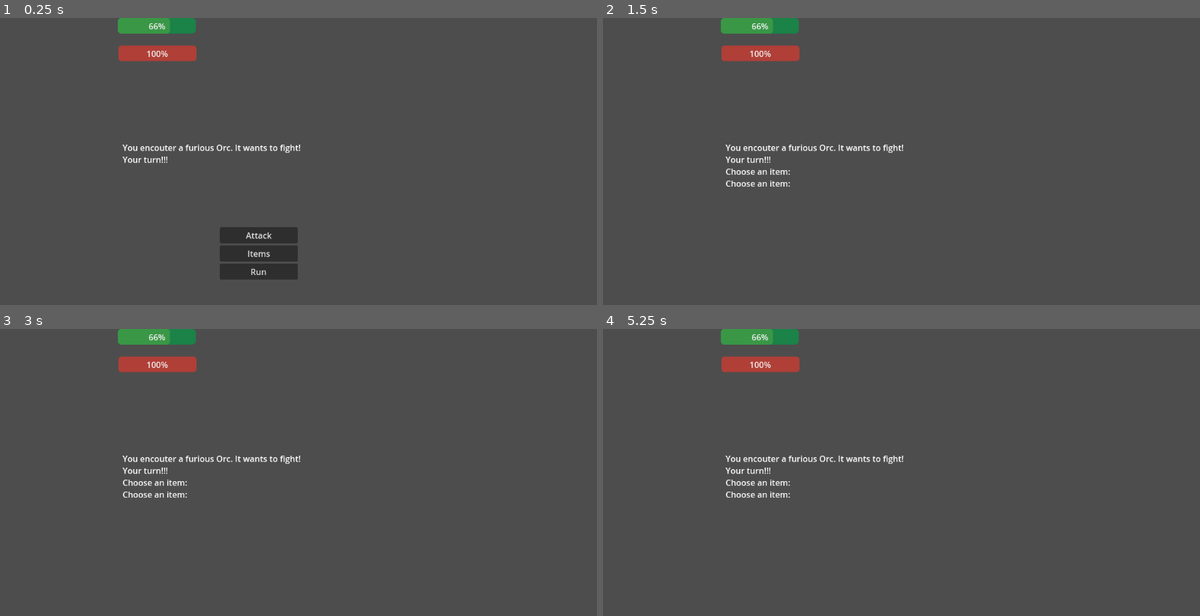
Above: before the commit, frames 1-4 (two rows, left to right).
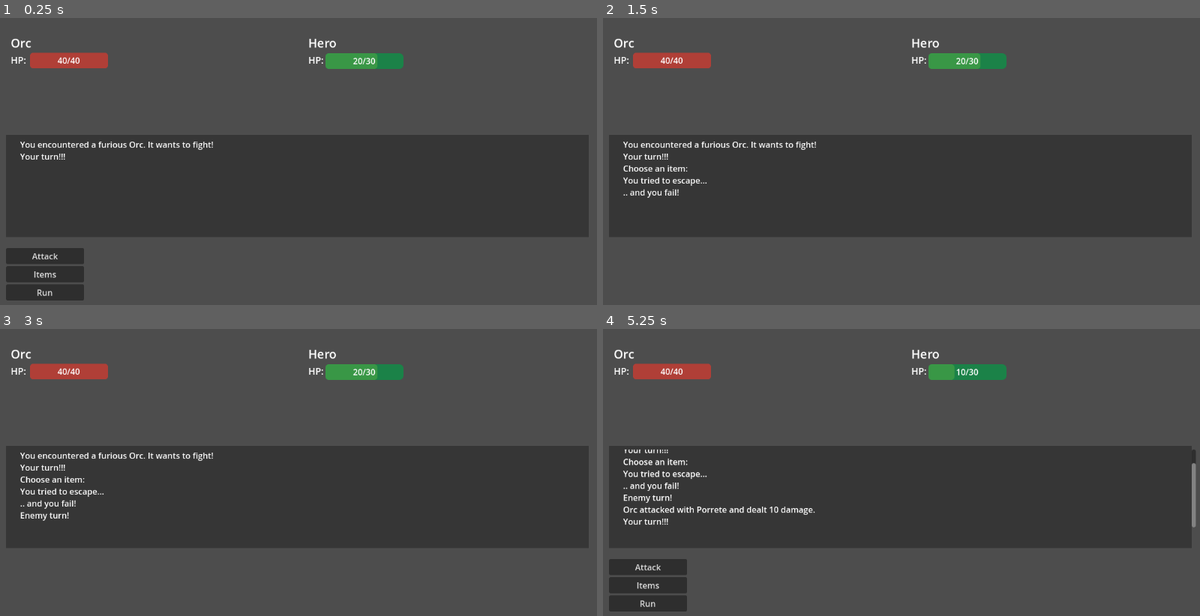
Above: after the commit, the same moments.

Repository: decoporteira/30-days-study-godot
Game: Godot game, scene res://Scenes/battle_manager.tscn
Two runs of this game, one before a commit and one after it. Both use one fixed random seed, a clock stepped at 60 frames per second and the inputs below.
Inputs (mouse positions are in pixels of both pictures, inside the frame that each line leads up to):
- Up to frame 1 (0.25 s): no input
- Up to frame 2 (1.5 s): click "Items" at 0.5 s; click (650, 293) at 1.25 s, where only the run after the commit has a clickable "Run"
- Up to frame 3 (3 s): tap Enter at 2 s; tap Space at 2.75 s
- Up to frame 4 (5.25 s): tap Enter at 3.5, 5 s; tap Space at 4.25 s

The runs differ from the first frame. In frame 1, 7.6% of the frame differs, in the area x 1-68%, y 0-99%; in frame 2, 4.5%; in frame 3, 4.5%; in frame 4, 7.0%.

Commit message:
arrumando UI

Diff:
--- a/Scenes/battle_log.tscn
+++ b/Scenes/battle_log.tscn
@@ -1,18 +1,44 @@
-[gd_scene load_steps=2 format=3 uid="uid://neyyq1acgvjh"]
+[gd_scene load_steps=5 format=3 uid="uid://neyyq1acgvjh"]
 
 [ext_resource type="Script" uid="uid://s2xj1sl32de4" path="res://Scripts/battle_log.gd" id="1_vyndj"]
 
+[sub_resource type="Theme" id="Theme_guuc4"]
+
+[sub_resource type="StyleBoxLine" id="StyleBoxLine_2agxj"]
+color = Color(0.25741604, 0.30555755, 0.96939224, 1)
+
+[sub_resource type="StyleBoxTexture" id="StyleBoxTexture_3jqaa"]
+
 [node name="BattleLog" type="Control"]
+custom_minimum_size = Vector2(0, 160)
 layout_mode = 3
-anchors_preset = 0
-offset_right = 40.0
-offset_bottom = 40.0
+anchors_preset = 14
+anchor_top = 0.5
+anchor_right = 1.0
+anchor_bottom = 0.5
+grow_horizontal = 2
+grow_vertical = 2
 script = ExtResource("1_vyndj")
 
+[node name="ColorRect" type="ColorRect" parent="."]
+z_index = -1
+layout_mode = 1
+anchors_preset = 15
+anchor_right = 1.0
+anchor_bottom = 1.0
+grow_horizontal = 2
+grow_vertical = 2
+color = Color(0.21, 0.21, 0.21, 1)
+
 [node name="BattleLog" type="RichTextLabel" parent="."]
+z_index = 1
 custom_minimum_size = Vector2(559, 150)
 layout_mode = 0
-offset_left = 240.0
-offset_top = 238.0
-offset_right = 799.0
-offset_bottom = 318.0
+offset_left = 27.0
+offset_top = 7.0
+offset_right = 1128.0
+offset_bottom = 157.0
+theme = SubResource("Theme_guuc4")
+theme_override_colors/table_border = Color(0.08840001, 0.29700658, 0.52, 1)
+theme_override_styles/background = SubResource("StyleBoxLine_2agxj")
+theme_override_styles/fill = SubResource("StyleBoxTexture_3jqaa")
--- a/Scenes/battle_menu.tscn
+++ b/Scenes/battle_menu.tscn
@@ -12,11 +12,9 @@
 script = ExtResource("1_73636")
 
 [node name="VBoxContainer" type="VBoxContainer" parent="."]
-layout_mode = 0
-offset_left = 232.0
-offset_top = 264.0
-offset_right = 382.0
-offset_bottom = 365.0
+layout_mode = 1
+offset_right = 150.0
+offset_bottom = 101.0
 
 [node name="Button (Attack)" type="Button" parent="VBoxContainer"]
 custom_minimum_size = Vector2(150, 0)
--- a/Scenes/enemy_life_bar.tscn
+++ b/Scenes/enemy_life_bar.tscn
@@ -18,7 +18,7 @@
 corner_radius_bottom_right = 6
 corner_radius_bottom_left = 6
 
-[node name="Control" type="Control"]
+[node name="EnemyLifeBar" type="Control"]
 layout_mode = 3
 anchors_preset = 0
 offset_left = 1.0
@@ -27,15 +27,47 @@
 offset_bottom = 93.0
 script = ExtResource("1_ts3tj")
 
+[node name="RichTextLabel" type="RichTextLabel" parent="."]
+z_index = 1
+layout_mode = 0
+offset_left = 46.0
+offset_top = 34.0
+offset_right = 196.0
+offset_bottom = 62.0
+horizontal_alignment = 1
+vertical_alignment = 1
+
 [node name="LifeBar" type="ProgressBar" parent="."]
 custom_minimum_size = Vector2(150, 30)
 layout_mode = 0
-offset_left = 231.0
-offset_right = 381.0
-offset_bottom = 30.0
+offset_left = 46.0
+offset_top = 33.0
+offset_right = 196.0
+offset_bottom = 63.0
 theme = SubResource("Theme_g4mm3")
 theme_override_colors/font_color = Color(0.95, 0.95, 0.95, 1)
 theme_override_colors/font_outline_color = Color(0.57728827, 0.13698697, 0.18265596, 1)
 theme_override_styles/background = SubResource("StyleBoxFlat_g4mm3")
 theme_override_styles/fill = SubResource("StyleBoxFlat_ll6x3")
 max_value = 30.0
+show_percentage = false
+
+[node name="Name" type="RichTextLabel" parent="."]
+layout_mode = 0
+offset_left = 9.0
+offset_top = -6.0
+offset_right = 155.0
+offset_bottom = 34.0
+theme_override_font_sizes/normal_font_size = 23
+vertical_alignment = 1
+
+[node name="HP" type="RichTextLabel" parent="."]
+layout_mode = 0
+offset_left = -49.0
+offset_top = 27.0
+offset_right = 97.0
+offset_bottom = 67.0
+theme_override_font_sizes/normal_font_size = 18
+text = "HP:"
+horizontal_alignment = 1
+vertical_alignment = 1
--- a/Scenes/inventory_ui.tscn
+++ b/Scenes/inventory_ui.tscn
@@ -16,8 +16,8 @@
 
 [node name="ItemList" type="VBoxContainer" parent="."]
 layout_mode = 0
-offset_left = 584.0
-offset_top = 438.0
-offset_right = 624.0
-offset_bottom = 478.0
+offset_left = 5.0
+offset_top = -2.0
+offset_right = 45.0
+offset_bottom = 38.0
 theme = SubResource("Theme_gf3dx")
--- a/Scenes/player_life_bar.tscn
+++ b/Scenes/player_life_bar.tscn
@@ -18,22 +18,56 @@
 corner_radius_bottom_right = 6
 corner_radius_bottom_left = 6
 
-[node name="Control" type="Control"]
+[node name="PlayerLifeBar" type="Control"]
 layout_mode = 3
-anchors_preset = 0
-offset_right = 40.0
-offset_bottom = 40.0
+anchors_preset = 15
+anchor_right = 1.0
+anchor_bottom = 1.0
+grow_horizontal = 2
+grow_vertical = 2
 script = ExtResource("1_2ovgy")
+
+[node name="RichTextLabel" type="RichTextLabel" parent="."]
+z_index = 1
+layout_mode = 0
+offset_left = 42.0
+offset_top = 34.0
+offset_right = 192.0
+offset_bottom = 64.0
+horizontal_alignment = 1
+vertical_alignment = 1
 
 [node name="LifeBar" type="ProgressBar" parent="."]
 custom_minimum_size = Vector2(150, 30)
 layout_mode = 0
-offset_left = 231.0
-offset_right = 381.0
-offset_bottom = 30.0
+offset_left = 42.0
+offset_top = 34.0
+offset_right = 192.0
+offset_bottom = 64.0
 theme = SubResource("Theme_g4mm3")
 theme_override_colors/font_color = Color(0.95, 0.95, 0.95, 1)
 theme_override_colors/font_outline_color = Color(0.57728827, 0.13698697, 0.18265596, 1)
 theme_override_styles/background = SubResource("StyleBoxFlat_g4mm3")
 theme_override_styles/fill = SubResource("StyleBoxFlat_ll6x3")
 max_value = 30.0
+show_percentage = false
+
+[node name="Name" type="RichTextLabel" parent="."]
+layout_mode = 0
+offset_left = 9.0
+offset_top = -6.0
+offset_right = 155.0
+offset_bottom = 34.0
+theme_override_font_sizes/normal_font_size = 23
+vertical_alignment = 1
+
+[node name="HP" type="RichTextLabel" parent="."]
+layout_mode = 0
+offset_left = -49.0
+offset_top = 27.0
+offset_right = 97.0
+offset_bottom = 67.0
+theme_override_font_sizes/normal_font_size = 18
+text = "HP:"
+horizontal_alignment = 1
+vertical_alignment = 1
--- a/Scripts/battle_manager.gd
+++ b/Scripts/battle_manager.gd
@@ -23,38 +23,28 @@
 var current_state : BattleState
 # Called when the node enters the scene tree for the first time.
 func _ready() -> void:
-
-	var battle_log_scene = preload("res://Scenes/battle_log.tscn")
-	battle_log = battle_log_scene.instantiate()
-	add_child(battle_log)
+	var battle_ui_scene = preload("res://battle_ui.tscn")
+	var battle_ui = battle_ui_scene.instantiate()
+	add_child(battle_ui)
+
+	battle_log = battle_ui.get_node("MarginContainer/MainVBox/CenterArea/BattleLog")
+	enemy_life_bar = battle_ui.get_node("MarginContainer/MainVBox/TopArea/EnemyArea/EnemyLifeBar")
+	player_life_bar = battle_ui.get_node("MarginContainer/MainVBox/TopArea/PlayerArea/PlayerLifeBar")
+	battle_menu = battle_ui.get_node("MarginContainer/MainVBox/BottomArea/BattleMenu")
+	inventory_ui = battle_ui.get_node("MarginContainer/MainVBox/BottomArea/InventoryUI")
 
 	var player_scene = preload("res://Scenes/player.tscn")
 	player = player_scene.instantiate()
 	add_child(player)
 
-
 	var enemy_scene = preload("res://Scenes/enemy.tscn")
 	enemy = enemy_scene.instantiate()
 	add_child(enemy)
 
-
 	var inventory_scene = preload("res://Scenes/inventory.tscn")
 	inventory = inventory_scene.instantiate()
 	add_child(inventory)
-	#player life bar
-	var player_life_bar_scene = preload("res://Scenes/player_life_bar.tscn")
-	player_life_bar = player_life_bar_scene.instantiate()
-	add_child(player_life_bar)
-
-	#enemy life bar
-	var enemy_life_bar_scene = preload("res://Scenes/enemy_life_bar.tscn")
-	enemy_life_bar = enemy_life_bar_scene.instantiate()
-	add_child(enemy_life_bar)
-
-	#inventoty ui
-	var inventory_ui_scene = preload("res://Scenes/inventory_ui.tscn")
-	inventory_ui = inventory_ui_scene.instantiate()
-	add_child(inventory_ui)
+
 	inventory_ui.player = player
 	inventory_ui.update_inventory()
 
@@ -74,12 +64,9 @@
 )
 	inventory.player = player
 
-	var battle_menu_scene = preload("res://Scenes/battle_menu.tscn")
-	battle_menu = battle_menu_scene.instantiate()
-	add_child(battle_menu)
 	battle_menu.battle_manager = self
 	#mensagem inicial
-	battle_log.add_message("You encouter a furious " + enemy.character_name + ". It wants to fight!")
+	battle_log.add_message("You encountered a furious " + enemy.character_name + ". It wants to fight!")
 	start_battle()
 
 # =========================
@@ -104,15 +91,18 @@
 		return
 	battle_log.add_message("Choose an item:")
 	inventory_ui.show_inventory()
-	change_state(BattleState.INVENTORY)
+	#change_state(BattleState.INVENTORY)
 
 func run_away():
 	battle_log.add_message("You tried to escape...")
+	change_state(BattleState.PLAYER_ACTION)
 	var run_away_percentage = rng.randf_range(0.0, 100.0)
 	if run_away_percentage >= 50:
 		battle_log.add_message(".. and you were sucessful! ")
+		change_state(BattleState.END)
 	else:
 		battle_log.add_message(".. and you fail!")
+
 # =========================
 # STATE MACHINE
 # =========================
@@ -196,10 +186,9 @@
 	battle_menu.show_menu()
 	inventory_ui.hide_inventory()
 
-
 func on_inventory():
 	battle_log.add_message("Choose an item:")
-	battle_menu.hide_menu()
+	#battle_menu.hide_menu()
 	inventory_ui.show_inventory()
 
 func on_player_action():
--- a/Scripts/enemy_life_bar.gd
+++ b/Scripts/enemy_life_bar.gd
@@ -3,6 +3,10 @@
 var enemy = null
 
 @onready var life_bar: ProgressBar = $LifeBar
+@onready var life_bar_numbers: RichTextLabel = $RichTextLabel
+@onready var character_name: RichTextLabel = $Name
+
+var str_health
 
 func _ready():
 	if enemy:
@@ -11,9 +15,16 @@
 func get_max_health():
 	if enemy == null:
 		return
+	character_name.append_text(enemy.character_name)
+	print(enemy.character_name)
+	str_health = str(enemy.health) + "/" + str(enemy.max_health)
+	life_bar_numbers.append_text(str_health)
 	life_bar.max_value = enemy.max_health
 	life_bar.value = enemy.health
 
 func update_life_bar(current, max_health):
+	life_bar_numbers.clear()
+	str_health = str(current) + "/" + str(max_health)
+	life_bar_numbers.append_text(str_health)
 	life_bar.max_value = max_health
 	life_bar.value = current
--- a/Scripts/inventory_ui.gd
+++ b/Scripts/inventory_ui.gd
@@ -6,6 +6,7 @@
 var is_showing := false
 
 func _ready():
+
 	# Exemplo: escutar um sinal para atualizar a UI quando o inventário mudar
 	# Se não estiver usando sinais, chame update_inventory() manualmente
 	update_inventory()
--- a/Scripts/player_life_bar.gd
+++ b/Scripts/player_life_bar.gd
@@ -3,6 +3,8 @@
 var player = null
 
 @onready var life_bar: ProgressBar = $LifeBar
+@onready var life_bar_numbers: RichTextLabel = $RichTextLabel
+@onready var character_name: RichTextLabel = $Name
 
 func _ready():
 	if player:
@@ -12,10 +14,15 @@
 func get_max_health():
 	if player == null:
 		return
-
+	character_name.append_text(player.character_name)
+	var str_health = str(player.health) + "/" + str(player.max_health)
+	life_bar_numbers.append_text(str_health)
 	life_bar.max_value = player.max_health
 	life_bar.value = player.health
 
 func update_life_bar(current, max_health):
+	life_bar_numbers.clear()
+	var str_health = str(current) + "/" + str(player.max_health)
+	life_bar_numbers.append_text(str_health)
 	life_bar.max_value = max_health
 	life_bar.value = current
--- /dev/null
+++ b/battle_ui.tscn
@@ -0,0 +1,78 @@
+[gd_scene load_steps=6 format=3 uid="uid://bjhxwv6tl8u41"]
+
+[ext_resource type="PackedScene" uid="uid://d4dthiw21376h" path="res://Scenes/inventory_ui.tscn" id="1_8w2g8"]
+[ext_resource type="PackedScene" uid="uid://b46xg5xug2305" path="res://Scenes/enemy_life_bar.tscn" id="1_ilr4f"]
+[ext_resource type="PackedScene" uid="uid://neyyq1acgvjh" path="res://Scenes/battle_log.tscn" id="1_qyamm"]
+[ext_resource type="PackedScene" uid="uid://dlkgdcsnk2iey" path="res://Scenes/player_life_bar.tscn" id="2_j4rna"]
+[ext_resource type="PackedScene" uid="uid://bhlw8cr8vn738" path="res://Scenes/battle_menu.tscn" id="4_j4rna"]
+
+[node name="BattleUI" type="Control"]
+layout_mode = 3
+anchors_preset = 15
+anchor_right = 1.0
+anchor_bottom = 1.0
+grow_horizontal = 2
+grow_vertical = 2
+size_flags_horizontal = 3
+size_flags_vertical = 3
+
+[node name="MarginContainer" type="MarginContainer" parent="."]
+layout_mode = 1
+anchors_preset = 15
+anchor_right = 1.0
+anchor_bottom = 1.0
+grow_horizontal = 2
+grow_vertical = 2
+theme_override_constants/margin_left = 16
+theme_override_constants/margin_top = 16
+theme_override_constants/margin_right = 16
+theme_override_constants/margin_bottom = 16
+
+[node name="MainVBox" type="VBoxContainer" parent="MarginContainer"]
+layout_mode = 2
+theme_override_constants/separation = 12
+alignment = 1
+
+[node name="TopArea" type="HBoxContainer" parent="MarginContainer/MainVBox"]
+custom_minimum_size = Vector2(0, 160)
+layout_mode = 2
+size_flags_vertical = 6
+theme_override_constants/separation = 24
+
+[node name="EnemyArea" type="VBoxContainer" parent="MarginContainer/MainVBox/TopArea"]
+layout_mode = 2
+size_flags_horizontal = 3
+size_flags_vertical = 3
+
+[node name="EnemyLifeBar" parent="MarginContainer/MainVBox/TopArea/EnemyArea" instance=ExtResource("1_ilr4f")]
+layout_mode = 2
+
+[node name="PlayerArea" type="VBoxContainer" parent="MarginContainer/MainVBox/TopArea"]
+layout_mode = 2
+size_flags_horizontal = 3
+
+[node name="PlayerLifeBar" parent="MarginContainer/MainVBox/TopArea/PlayerArea" instance=ExtResource("2_j4rna")]
+layout_mode = 2
+
+[node name="CenterArea" type="HBoxContainer" parent="MarginContainer/MainVBox"]
+layout_mode = 2
+size_flags_vertical = 3
+
+[node name="BattleLog" parent="MarginContainer/MainVBox/CenterArea" instance=ExtResource("1_qyamm")]
+layout_mode = 2
+size_flags_horizontal = 3
+
+[node name="BottomArea" type="HBoxContainer" parent="MarginContainer/MainVBox"]
+custom_minimum_size = Vector2(0, 180)
+layout_mode = 2
+size_flags_vertical = 6
+theme_override_constants/separation = 16
+
+[node name="BattleMenu" parent="MarginContainer/MainVBox/BottomArea" instance=ExtResource("4_j4rna")]
+layout_mode = 2
+size_flags_horizontal = 3
+localize_numeral_system = false
+
+[node name="InventoryUI" parent="MarginContainer/MainVBox/BottomArea" instance=ExtResource("1_8w2g8")]
+layout_mode = 2
+size_flags_horizontal = 3
